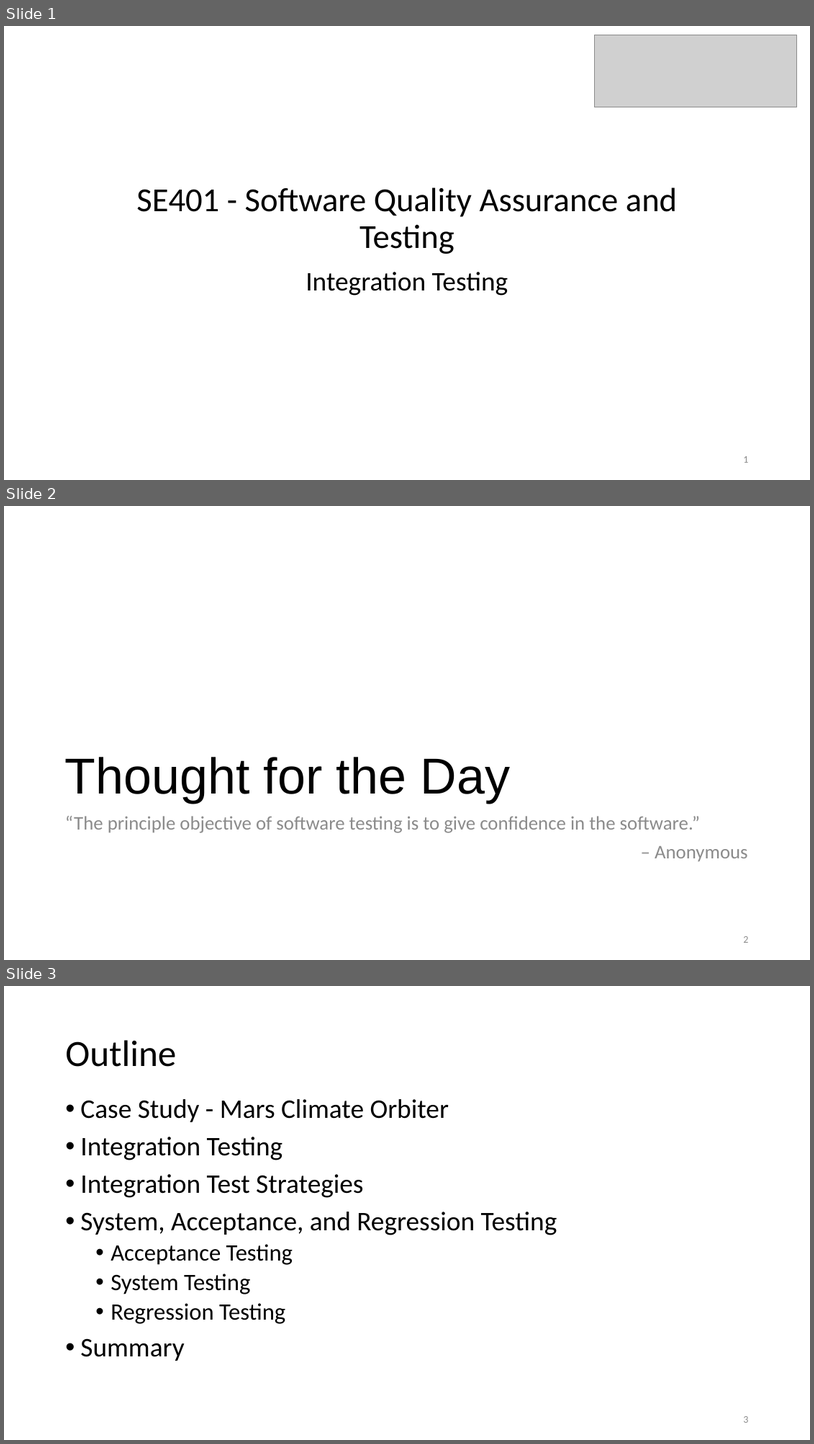
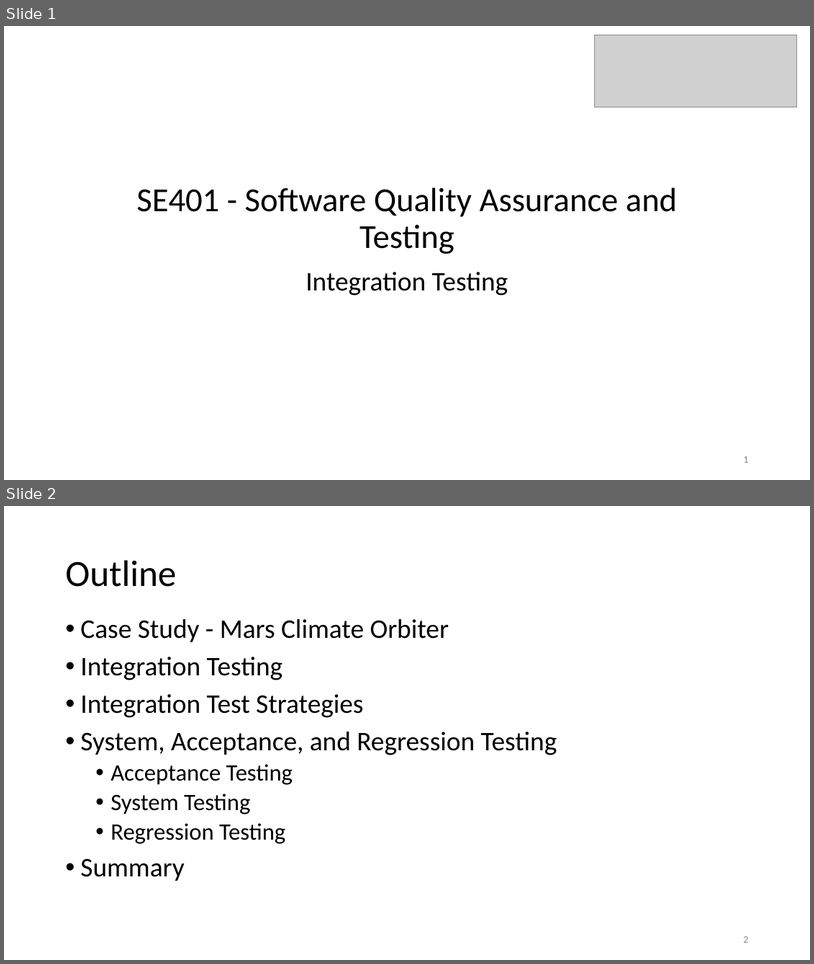
Before and after one commit to malenezi/malenezi, a slide deck: SE401/Lectures/8-Integration, System and Regression Testing/1-Integration Testing.pptx. Shown one above the other, each under a label of ours: slides 1, 2 and 3 before the commit, slides 1 and 2 after it. The pictures are 814x1444 and 814x964 pixels, drawn with LibreOffice and Linux fonts; fonts in the diff are those of the drawing; grey boxes stand for pictures; background and template pictures are left out. Boxes give left, top, right and bottom in pixels: in the first picture for what was removed or moved away, otherwise in the second. Text is boxed around its words. In the diff, an @@ line names an element or a change of style, - is before the commit and + after.

```diff
--- a/SE401/Lectures/8-Integration, System and Regression Testing/1-Integration Testing.pptx
+++ b/SE401/Lectures/8-Integration, System and Regression Testing/1-Integration Testing.pptx
@@ slide 2 removed at <box>4,506,810,960</box>, background #FFFFFF @@
@@ title removed at <box>65,757,510,803</box> @@
-Thought for the Day
@@ text removed at <box>65,816,748,861</box> @@
-“The principle objective of software testing is to give confidence in the software.”
-– Anonymous
@@ page number removed at <box>743,936,748,942</box> @@
-2
@@ what was slide 3 is now slide 2 @@
```
Also in this commit, not shown: 1 slide changed, 1 other file.
